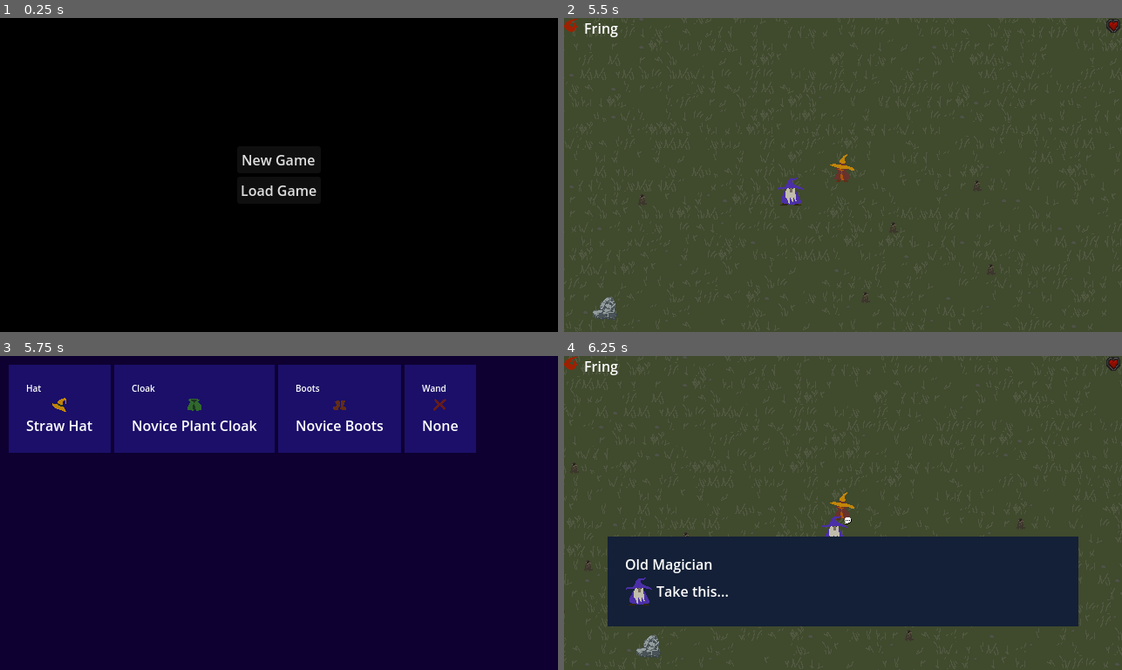
Above: before the commit, frames 1-4 (two rows, left to right).
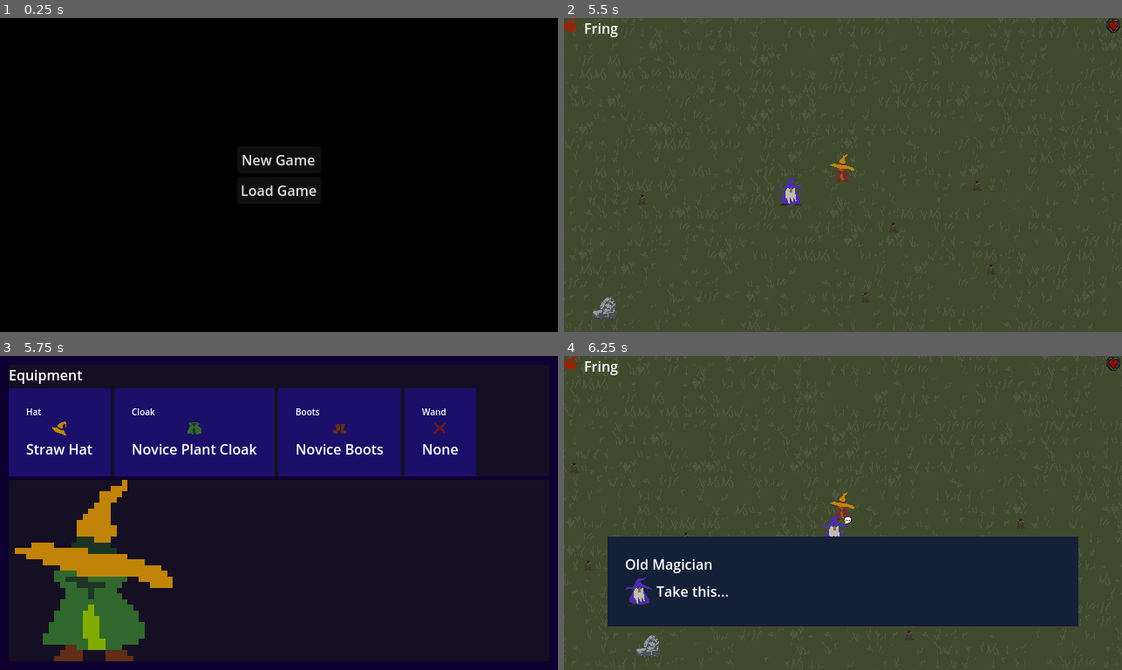
Above: after the commit, the same moments.

Repository: goshdarnheck/witchy-woods
Game: Godot game, scene res://main.tscn
Same seed, same stepped clock (60 frames per second), same inputs: the game is played once before the commit and once after it.
Inputs:
- Up to frame 1 (0.25 s): no input
- Up to frame 2 (5.5 s): click "New Game" at 0.5 s; click "AWAKEN" at 1.25 s; tap Enter at 2 s; hold D (right) 2.03-2.78 s; tap Space (action) at 2.1, 3.6, 5.1 s; hold S (down) 2.78-3.53 s; tap E (speak) at 2.85, 4.35 s; hold D (right) 3.53-4.28 s; hold W (up) 4.28-5.03 s; hold A (left) from 5.03 s (still down)
- Up to frame 3 (5.75 s): keep holding A (left); tap Tab (inventory) at 5.65 s
- Up to frame 4 (6.25 s): keep holding A (left); tap E (speak) at 5.85 s

Frames 1-2 are identical in both runs. In frame 3, 21% of the frame differs, in the area x 1-86%, y 2-98%; in frame 4, nothing differs.

Commit message:
Tweaked inventory; Add TODO list

Diff:
--- a/ui/inventory.tscn
+++ b/ui/inventory.tscn
@@ -1,8 +1,9 @@
-[gd_scene load_steps=5 format=3 uid="uid://c4kq6w0a3clwt"]
+[gd_scene load_steps=6 format=3 uid="uid://c4kq6w0a3clwt"]
 
 [ext_resource type="Script" path="res://ui/Inventory.gd" id="1_4k2u2"]
 [ext_resource type="StyleBox" uid="uid://bkauimjeafhoj" path="res://ui/bits/panel-style.tres" id="2_6ifre"]
 [ext_resource type="Texture2D" uid="uid://dby20g081si1x" path="res://textures/x-16.png" id="3_neiad"]
+[ext_resource type="Texture2D" uid="uid://dcaps0fabgh5d" path="res://textures/plant-player.png" id="4_4r6u5"]
 
 [sub_resource type="StyleBoxFlat" id="StyleBoxFlat_3tgxs"]
 bg_color = Color(0.054902, 0, 0.192157, 1)
@@ -12,7 +13,7 @@
 expand_margin_bottom = 10.0
 
 [node name="Inventory" type="PanelContainer"]
-anchors_preset = -1
+anchors_preset = 15
 anchor_right = 1.0
 anchor_bottom = 1.0
 offset_left = 10.0
@@ -24,99 +25,124 @@
 theme_override_styles/panel = SubResource("StyleBoxFlat_3tgxs")
 script = ExtResource("1_4k2u2")
 
-[node name="Equipment" type="HBoxContainer" parent="."]
+[node name="HBoxContainer" type="VBoxContainer" parent="."]
+layout_mode = 2
+
+[node name="Equipment" type="PanelContainer" parent="HBoxContainer"]
+layout_mode = 2
+
+[node name="VBoxContainer" type="VBoxContainer" parent="HBoxContainer/Equipment"]
+layout_mode = 2
+
+[node name="Label" type="Label" parent="HBoxContainer/Equipment/VBoxContainer"]
+layout_mode = 2
+text = "Equipment
+"
+
+[node name="Equipment" type="HBoxContainer" parent="HBoxContainer/Equipment/VBoxContainer"]
 layout_mode = 2
 size_flags_horizontal = 0
 size_flags_vertical = 0
 
-[node name="HatPanel" type="PanelContainer" parent="Equipment"]
+[node name="HatPanel" type="PanelContainer" parent="HBoxContainer/Equipment/VBoxContainer/Equipment"]
 layout_mode = 2
 theme_override_styles/panel = ExtResource("2_6ifre")
 
-[node name="HatInfo" type="VBoxContainer" parent="Equipment/HatPanel"]
+[node name="HatInfo" type="VBoxContainer" parent="HBoxContainer/Equipment/VBoxContainer/Equipment/HatPanel"]
 layout_mode = 2
 
-[node name="Label" type="Label" parent="Equipment/HatPanel/HatInfo"]
+[node name="Label" type="Label" parent="HBoxContainer/Equipment/VBoxContainer/Equipment/HatPanel/HatInfo"]
 layout_mode = 2
 theme_override_font_sizes/font_size = 10
 text = "Hat"
 
-[node name="HatImage" type="TextureRect" parent="Equipment/HatPanel/HatInfo"]
+[node name="HatImage" type="TextureRect" parent="HBoxContainer/Equipment/VBoxContainer/Equipment/HatPanel/HatInfo"]
 texture_filter = 1
 layout_mode = 2
 size_flags_horizontal = 4
 texture = ExtResource("3_neiad")
 
-[node name="HatName" type="Label" parent="Equipment/HatPanel/HatInfo"]
+[node name="HatName" type="Label" parent="HBoxContainer/Equipment/VBoxContainer/Equipment/HatPanel/HatInfo"]
 layout_mode = 2
-text = "Novice Plant Hat"
+text = "None
+"
 
-[node name="CloakPanel" type="PanelContainer" parent="Equipment"]
+[node name="CloakPanel" type="PanelContainer" parent="HBoxContainer/Equipment/VBoxContainer/Equipment"]
 layout_mode = 2
 theme_override_styles/panel = ExtResource("2_6ifre")
 
-[node name="CloakInfo" type="VBoxContainer" parent="Equipment/CloakPanel"]
+[node name="CloakInfo" type="VBoxContainer" parent="HBoxContainer/Equipment/VBoxContainer/Equipment/CloakPanel"]
 layout_mode = 2
 
-[node name="Label" type="Label" parent="Equipment/CloakPanel/CloakInfo"]
+[node name="Label" type="Label" parent="HBoxContainer/Equipment/VBoxContainer/Equipment/CloakPanel/CloakInfo"]
 layout_mode = 2
 theme_override_font_sizes/font_size = 10
 text = "Cloak
 "
 
-[node name="CloakImage" type="TextureRect" parent="Equipment/CloakPanel/CloakInfo"]
+[node name="CloakImage" type="TextureRect" parent="HBoxContainer/Equipment/VBoxContainer/Equipment/CloakPanel/CloakInfo"]
 texture_filter = 1
 layout_mode = 2
 size_flags_horizontal = 4
 texture = ExtResource("3_neiad")
 
-[node name="CloakName" type="Label" parent="Equipment/CloakPanel/CloakInfo"]
+[node name="CloakName" type="Label" parent="HBoxContainer/Equipment/VBoxContainer/Equipment/CloakPanel/CloakInfo"]
 layout_mode = 2
 text = "None"
 
-[node name="BootsPanel" type="PanelContainer" parent="Equipment"]
+[node name="BootsPanel" type="PanelContainer" parent="HBoxContainer/Equipment/VBoxContainer/Equipment"]
 layout_mode = 2
 theme_override_styles/panel = ExtResource("2_6ifre")
 
-[node name="BootsBox" type="VBoxContainer" parent="Equipment/BootsPanel"]
+[node name="BootsBox" type="VBoxContainer" parent="HBoxContainer/Equipment/VBoxContainer/Equipment/BootsPanel"]
 layout_mode = 2
 
-[node name="Label" type="Label" parent="Equipment/BootsPanel/BootsBox"]
+[node name="Label" type="Label" parent="HBoxContainer/Equipment/VBoxContainer/Equipment/BootsPanel/BootsBox"]
 layout_mode = 2
 theme_override_font_sizes/font_size = 10
 text = "Boots
 "
 
-[node name="BootsImage" type="TextureRect" parent="Equipment/BootsPanel/BootsBox"]
+[node name="BootsImage" type="TextureRect" parent="HBoxContainer/Equipment/VBoxContainer/Equipment/BootsPanel/BootsBox"]
 texture_filter = 1
 layout_mode = 2
 size_flags_horizontal = 4
 texture = ExtResource("3_neiad")
 
-[node name="BootsName" type="Label" parent="Equipment/BootsPanel/BootsBox"]
+[node name="BootsName" type="Label" parent="HBoxContainer/Equipment/VBoxContainer/Equipment/BootsPanel/BootsBox"]
 layout_mode = 2
 text = "None"
 
-[node name="WandPanel" type="PanelContainer" parent="Equipment"]
+[node name="WandPanel" type="PanelContainer" parent="HBoxContainer/Equipment/VBoxContainer/Equipment"]
 layout_mode = 2
 theme_override_styles/panel = ExtResource("2_6ifre")
 
-[node name="WandBox" type="VBoxContainer" parent="Equipment/WandPanel"]
+[node name="WandBox" type="VBoxContainer" parent="HBoxContainer/Equipment/VBoxContainer/Equipment/WandPanel"]
 layout_mode = 2
 
-[node name="Label" type="Label" parent="Equipment/WandPanel/WandBox"]
+[node name="Label" type="Label" parent="HBoxContainer/Equipment/VBoxContainer/Equipment/WandPanel/WandBox"]
 layout_mode = 2
 theme_override_font_sizes/font_size = 10
 text = "Wand
 "
 
-[node name="WandImage" type="TextureRect" parent="Equipment/WandPanel/WandBox"]
+[node name="WandImage" type="TextureRect" parent="HBoxContainer/Equipment/VBoxContainer/Equipment/WandPanel/WandBox"]
 texture_filter = 1
 layout_mode = 2
 size_flags_horizontal = 4
 texture = ExtResource("3_neiad")
 
-[node name="WandName" type="Label" parent="Equipment/WandPanel/WandBox"]
+[node name="WandName" type="Label" parent="HBoxContainer/Equipment/VBoxContainer/Equipment/WandPanel/WandBox"]
 layout_mode = 2
 text = "None
 "
+
+[node name="Player" type="PanelContainer" parent="HBoxContainer"]
+layout_mode = 2
+size_flags_vertical = 3
+
+[node name="TextureRect" type="TextureRect" parent="HBoxContainer/Player"]
+texture_filter = 1
+layout_mode = 2
+texture = ExtResource("4_4r6u5")
+stretch_mode = 4
Not shown, added: TODO.txt
